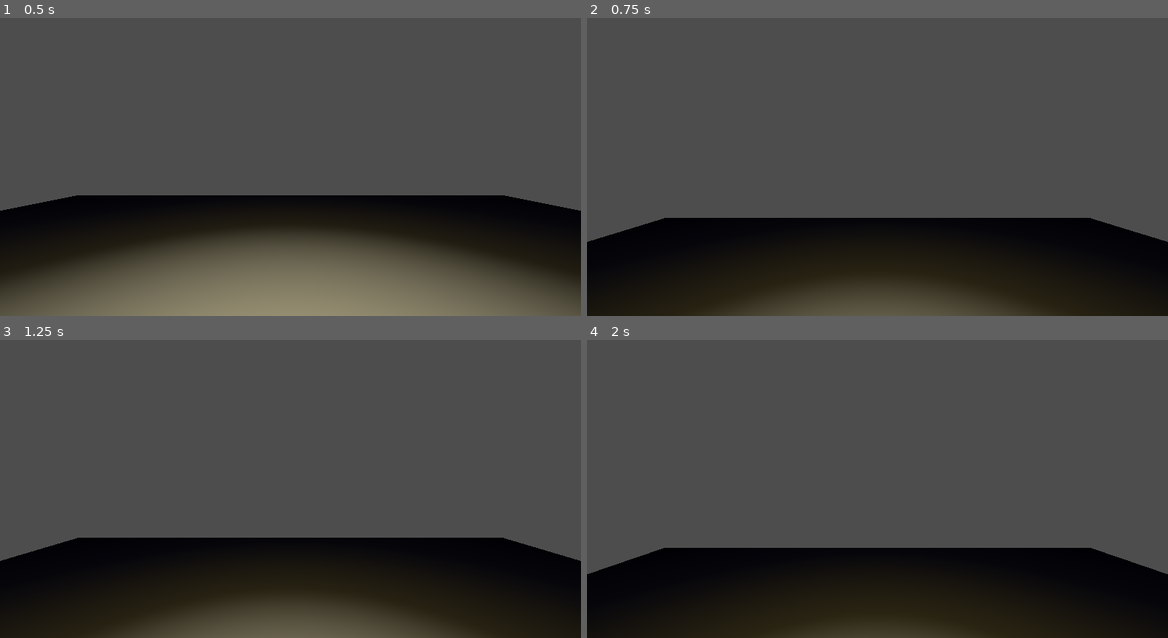
Above: before the commit, frames 1-4 (two rows, left to right).
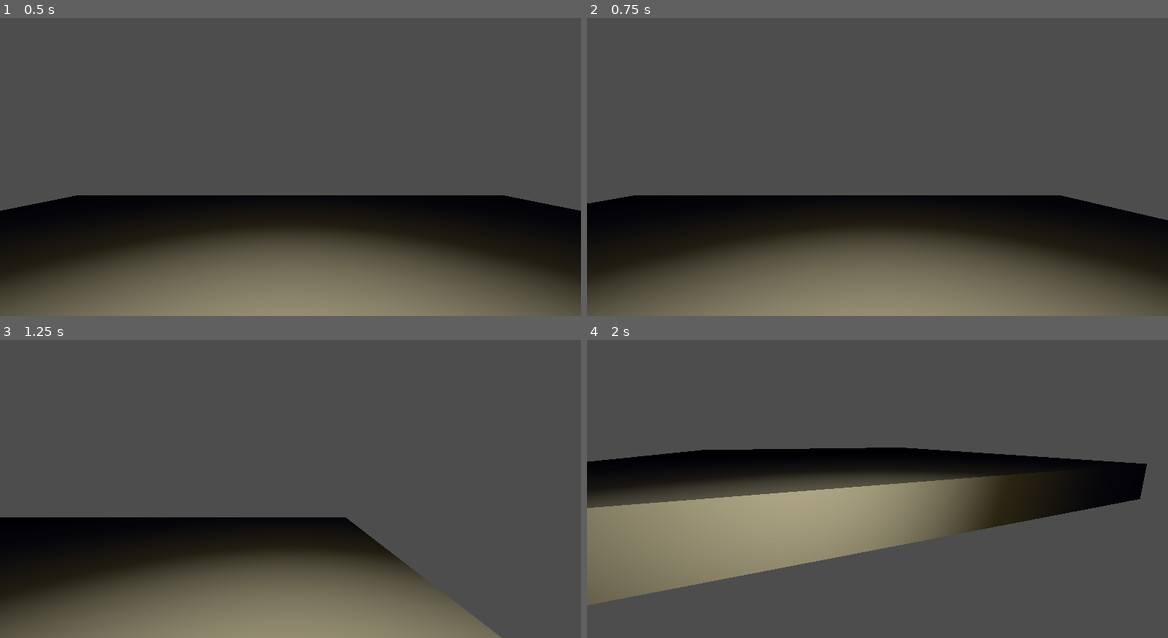
Above: after the commit, the same moments.

Repository: Coola101/Project-Chronomancer
Game: Godot game, scene res://scenes/rooms/TestScene_A.tscn
Two runs of this game, one before a commit and one after it. Both use one fixed random seed, a clock stepped at 60 frames per second and the inputs below.
Inputs (mouse positions are in pixels of both pictures, inside the frame that each line leads up to):
- Up to frame 1 (0.5 s): no input
- Up to frame 2 (0.75 s): tap Enter (ui_accept) at 0.5 s; move the mouse to (1005, 137) at 0.52 s; hold D (move_right, bound only after the commit) from 0.53 s (still down); hold Shift (sprint, bound only after the commit) from 0.53 s (still down); click (1005, 137) at 0.67 s
- Up to frame 3 (1.25 s): keep holding D (move_right, bound only after the commit); keep holding Shift (sprint, bound only after the commit); tap Enter (ui_accept) at 0.77, 0.8, 1.07 s
- Up to frame 4 (2 s): move the mouse to (761, 491) at 1.27 s; release D (move_right, bound only after the commit) at 1.28 s; release Shift (sprint, bound only after the commit) at 1.28 s; hold S (move_back, bound only after the commit) from 1.28 s (still down); tap Enter (ui_accept) at 1.35, 1.52, 1.82 s; click (761, 491) at 1.42 s; tap Shift (sprint, bound only after the commit) at 1.55 s

Frame 1 is identical in both runs. In frame 2, 33% of the frame differs, in the area x 0-100%, y 59-100%; in frame 3, 32%; in frame 4, 54%, in the area x 0-100%, y 36-100%.

Commit message:
Implemented camera movement

Diff:
--- a/project.godot
+++ b/project.godot
@@ -19,25 +19,37 @@
 
 move_forward={
 "deadzone": 0.2,
-"events": []
+"events": [Object(InputEventKey,"resource_local_to_scene":false,"resource_name":"","device":-1,"window_id":0,"alt_pressed":false,"shift_pressed":false,"ctrl_pressed":false,"meta_pressed":false,"pressed":false,"keycode":0,"physical_keycode":87,"key_label":0,"unicode":119,"location":0,"echo":false,"script":null)
+]
 }
 move_back={
 "deadzone": 0.2,
-"events": []
+"events": [Object(InputEventKey,"resource_local_to_scene":false,"resource_name":"","device":-1,"window_id":0,"alt_pressed":false,"shift_pressed":false,"ctrl_pressed":false,"meta_pressed":false,"pressed":false,"keycode":0,"physical_keycode":83,"key_label":0,"unicode":115,"location":0,"echo":false,"script":null)
+]
 }
 move_left={
 "deadzone": 0.2,
-"events": []
+"events": [Object(InputEventKey,"resource_local_to_scene":false,"resource_name":"","device":-1,"window_id":0,"alt_pressed":false,"shift_pressed":false,"ctrl_pressed":false,"meta_pressed":false,"pressed":false,"keycode":0,"physical_keycode":65,"key_label":0,"unicode":97,"location":0,"echo":false,"script":null)
+]
 }
 move_right={
 "deadzone": 0.2,
-"events": []
+"events": [Object(InputEventKey,"resource_local_to_scene":false,"resource_name":"","device":-1,"window_id":0,"alt_pressed":false,"shift_pressed":false,"ctrl_pressed":false,"meta_pressed":false,"pressed":false,"keycode":0,"physical_keycode":68,"key_label":0,"unicode":100,"location":0,"echo":false,"script":null)
+]
 }
 interact={
 "deadzone": 0.2,
-"events": []
+"events": [Object(InputEventKey,"resource_local_to_scene":false,"resource_name":"","device":-1,"window_id":0,"alt_pressed":false,"shift_pressed":false,"ctrl_pressed":false,"meta_pressed":false,"pressed":false,"keycode":0,"physical_keycode":69,"key_label":0,"unicode":101,"location":0,"echo":false,"script":null)
+, Object(InputEventMouseButton,"resource_local_to_scene":false,"resource_name":"","device":-1,"window_id":0,"alt_pressed":false,"shift_pressed":false,"ctrl_pressed":false,"meta_pressed":false,"button_mask":2,"position":Vector2(187, 25),"global_position":Vector2(196, 73),"factor":1.0,"button_index":2,"canceled":false,"pressed":true,"double_click":false,"script":null)
+]
 }
 shine={
 "deadzone": 0.2,
-"events": []
+"events": [Object(InputEventMouseButton,"resource_local_to_scene":false,"resource_name":"","device":-1,"window_id":0,"alt_pressed":false,"shift_pressed":false,"ctrl_pressed":false,"meta_pressed":false,"button_mask":1,"position":Vector2(211, 23),"global_position":Vector2(220, 71),"factor":1.0,"button_index":1,"canceled":false,"pressed":true,"double_click":false,"script":null)
+]
 }
+sprint={
+"deadzone": 0.2,
+"events": [Object(InputEventKey,"resource_local_to_scene":false,"resource_name":"","device":-1,"window_id":0,"alt_pressed":false,"shift_pressed":false,"ctrl_pressed":false,"meta_pressed":false,"pressed":false,"keycode":0,"physical_keycode":4194325,"key_label":0,"unicode":0,"location":0,"echo":false,"script":null)
+]
+}
--- a/scripts/player/player_controller.gd
+++ b/scripts/player/player_controller.gd
@@ -1,8 +1,26 @@
 extends CharacterBody3D
 
 
-const SPEED = 5.0
-const JUMP_VELOCITY = 4.5
+const ACCELERATION: float = 0.45 # Speed which the player acccelerates
+const MAX_SPEED: float = 6.5 # Top walking speed for the player
+const SPRINT_SPEED: float = 9.0
+#const JUMP_VELOCITY = 4.5
+
+@onready var pivot := $CameraPivot
+@onready var player_camera := $CameraPivot/Camera3D
+
+func _unhandled_input(event: InputEvent) -> void:
+	# This lets us "click" into the application during gameplay.
+	if event is InputEventMouseButton:
+		Input.set_mouse_mode(Input.MOUSE_MODE_CAPTURED)
+	elif event.is_action_pressed("ui_cancel"):
+		Input.set_mouse_mode(Input.MOUSE_MODE_VISIBLE)
+	# This is the code that actually adjusts the camera
+	if Input.get_mouse_mode() == Input.MOUSE_MODE_CAPTURED:
+		if event is InputEventMouseMotion:
+			pivot.rotate_y(-event.relative.x * 0.0025)
+			player_camera.rotate_x(-event.relative.y * 0.0025)
+			player_camera.rotation.x = clamp(player_camera.rotation.x, deg_to_rad(-55), deg_to_rad(60))
 
 
 func _physics_process(delta: float) -> void:
@@ -11,18 +29,35 @@
 		velocity += get_gravity() * delta
 
 	# Handle jump.
-	if Input.is_action_just_pressed("ui_accept") and is_on_floor():
-		velocity.y = JUMP_VELOCITY
+	#if Input.is_action_just_pressed("ui_accept") and is_on_floor():
+	#	velocity.y = JUMP_VELOCITY
 
+	move(ACCELERATION)
+
+
+
+	move_and_slide()
+
+func move(speed: float) -> void:
 	# Get the input direction and handle the movement/deceleration.
 	# As good practice, you should replace UI actions with custom gameplay actions.
-	var input_dir := Input.get_vector("ui_left", "ui_right", "ui_up", "ui_down")
-	var direction := (transform.basis * Vector3(input_dir.x, 0, input_dir.y)).normalized()
+	var input_dir := Input.get_vector("move_left", "move_right", "move_forward", "move_back")
+	var direction = (pivot.transform.basis * Vector3(input_dir.x, 0, input_dir.y)).normalized()
 	if direction:
-		velocity.x = direction.x * SPEED
-		velocity.z = direction.z * SPEED
+		velocity.x += direction.x * speed
+		velocity.z += direction.z * speed
 	else:
-		velocity.x = move_toward(velocity.x, 0, SPEED)
-		velocity.z = move_toward(velocity.z, 0, SPEED)
+		velocity.x = move_toward(velocity.x, 0, speed)
+		velocity.z = move_toward(velocity.z, 0, speed)
 
-	move_and_slide()
+	#Temporarily, checking if the player is sprinting is also here.
+	var speed_cap: float
+	if Input.is_action_pressed("sprint"):
+		speed_cap = SPRINT_SPEED
+	else:
+		speed_cap = MAX_SPEED
+
+	#Temporarily, the speed capping is placed here. Later it will likely be tied to a grounded state.
+	if ((velocity.x*velocity.x)+(velocity.z*velocity.z) > speed_cap):
+		velocity.x = speed_cap * direction.x
+		velocity.z = speed_cap * direction.z
